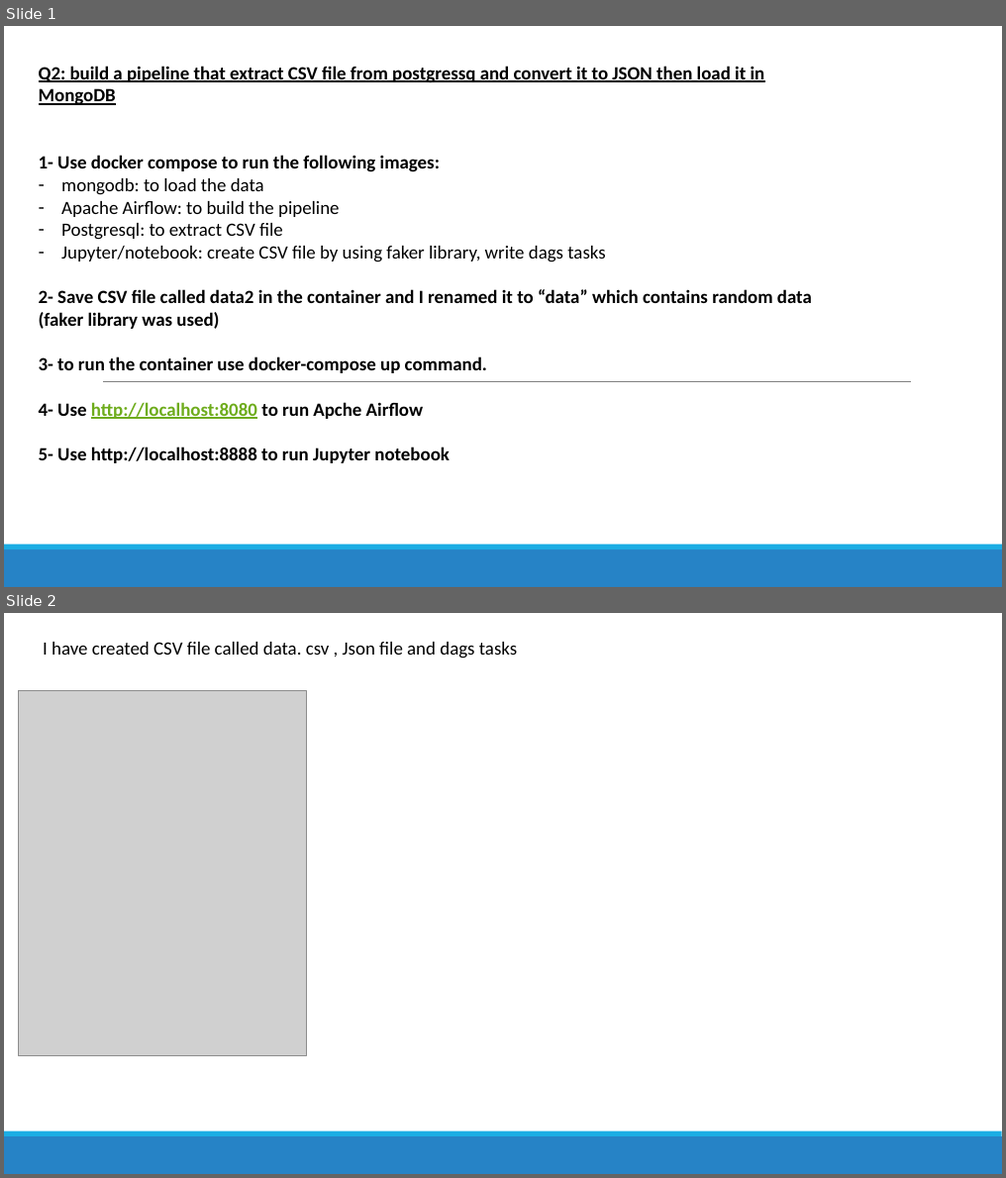
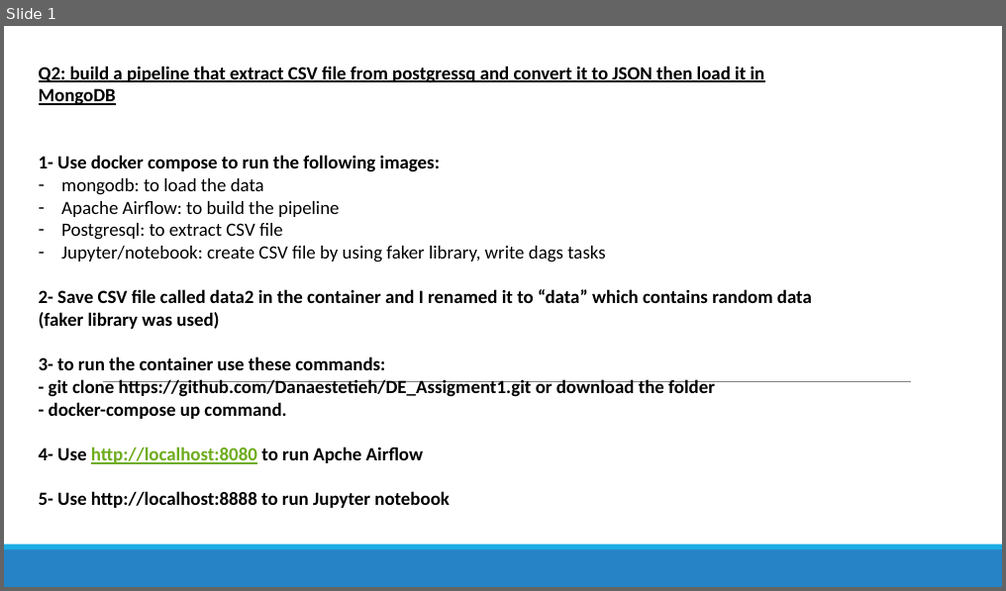
Before and after one commit to Danaestetieh/DE_Assigment1, a slide deck: Assignment 1 - Q2 Dana Estetieh.pptx. Shown one above the other, each under a label of ours: slides 1 and 2 before the commit, slide 1 after it. The pictures are 1006x1178 and 1006x591 pixels, drawn with LibreOffice and Linux fonts; fonts in the diff are those of the drawing; grey boxes stand for pictures. Boxes give left, top, right and bottom in pixels: in the first picture for what was removed or moved away, otherwise in the second. Text is boxed around its words. In the diff, an @@ line names an element or a change of style, - is before the commit and + after.

```diff
--- a/Assignment 1 - Q2 Dana Estetieh.pptx
+++ b/Assignment 1 - Q2 Dana Estetieh.pptx
@@ slide 2 removed at (4,613,1002,1174), background #FFFFFF; not listed: 2 template elements that a slide beside it also shows @@
@@ text removed at (43,642,517,659) @@
-I have created CSV file called data. csv , Json file and dags tasks
@@ picture removed at (18,691,307,1057) @@
@@ slide 1 changed as well @@
@@ text at (39,357,715,419): text changed @@
-3- to run the container use docker-compose up command.
+3- to run the container use these commands:
+- git clone https://github.com/Danaestetieh/DE_Assigment1.git or download the folder
+- docker-compose up command.
```
Also in this commit, not shown: 1 other slide changed, 3 slides added.
